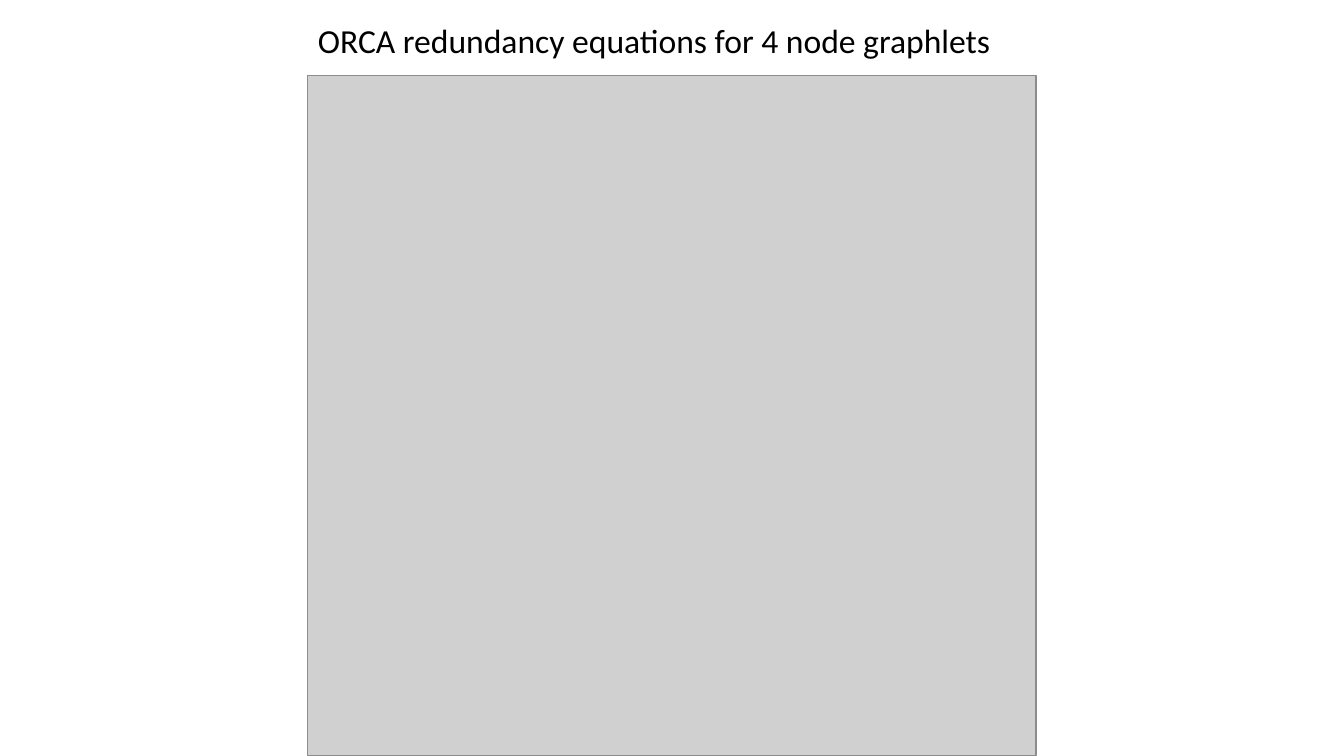
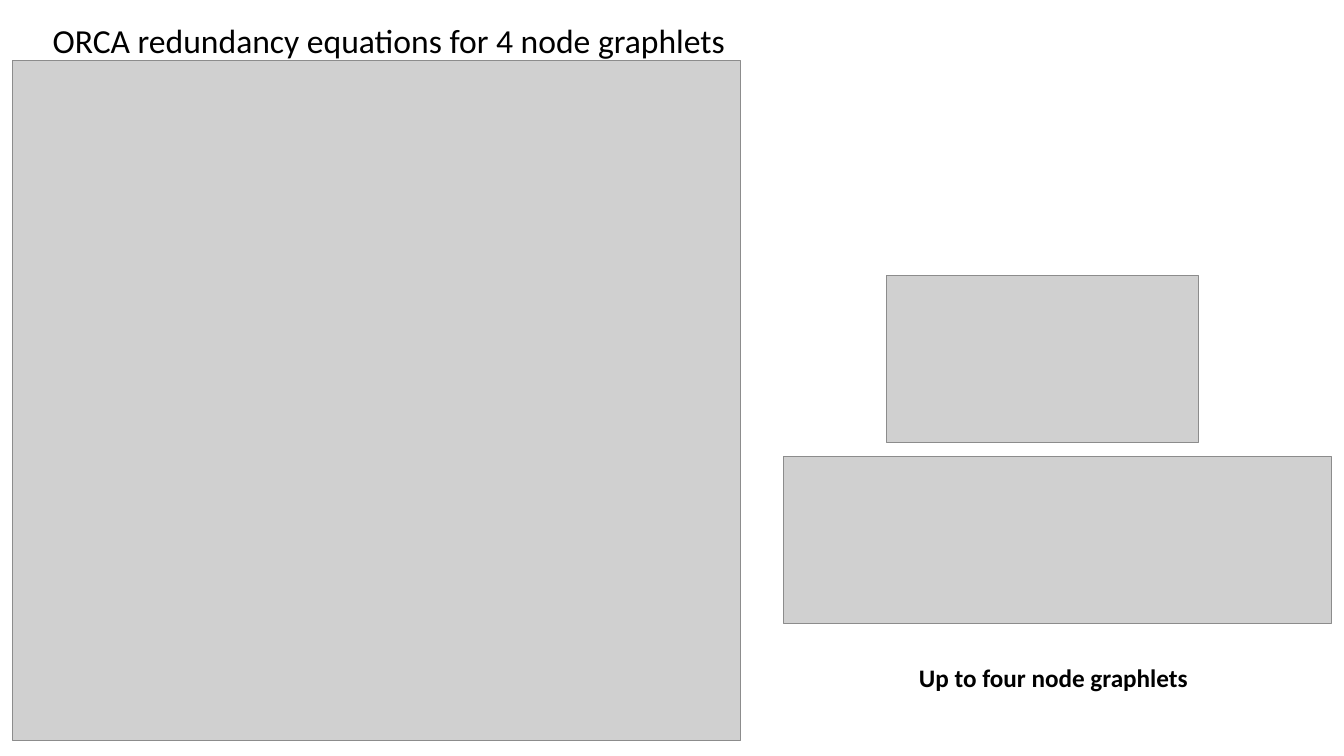
Before and after one commit to samwindels/gradco, a slide deck: slide 31 of presentation.pptx (slide 34 before the commit). Drawn at 1344x756 pixels with LibreOffice and Linux fonts; fonts in the diff are those of the drawing; grey boxes stand for pictures. Boxes give left, top, right and bottom in pixels: in the first picture for what was removed or moved away, otherwise in the second. Text is boxed around its words. In the diff, an @@ line names an element or a change of style, - is before the commit and + after.

```diff
--- a/presentation.pptx
+++ b/presentation.pptx
@@ text "ORCA redundancy equations for 4 ...": place and size @@
-text "ORCA redundancy equations for 4 ..." at (318,29,990,59)
+text "ORCA redundancy equations for 4 ..." at (53,29,725,62)
@@ picture: place and size @@
-picture at (309,76,1036,756)
+picture at (13,60,741,741)
@@ picture added at (887,275,1199,443) @@
@@ picture added at (784,457,1332,624) @@
@@ text added at (919,669,1187,692), 18 pt, text #000000, bold @@
+Up to four node graphlets
```
Also in this commit, not shown: 23 other slides changed, 2 slides added.
